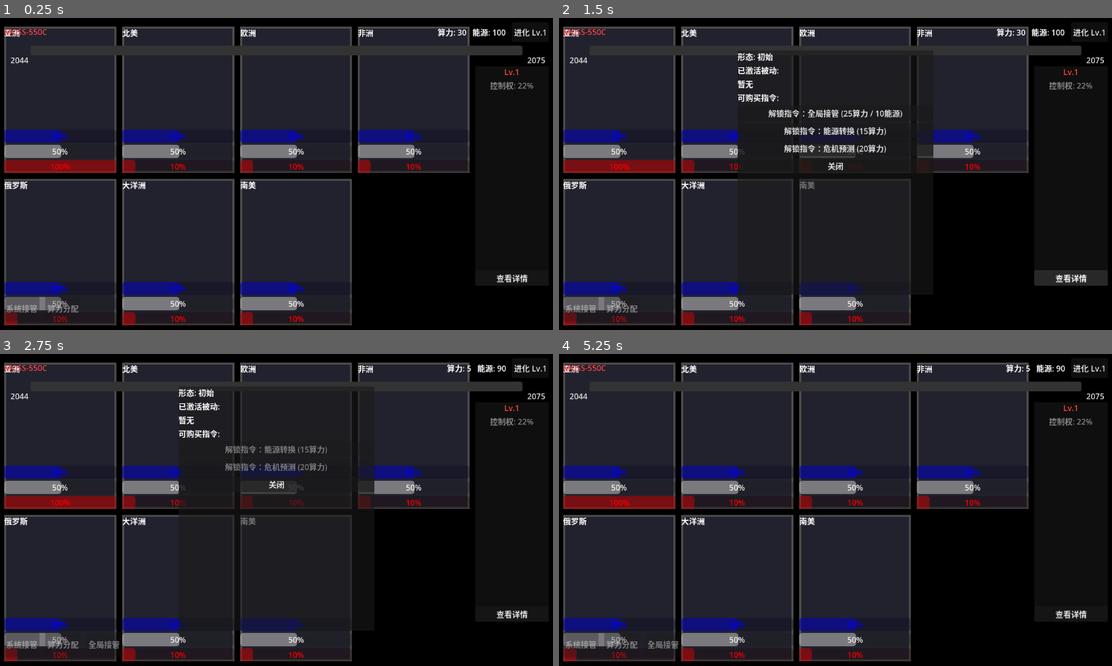
Above: before the commit, frames 1-4 (two rows, left to right).
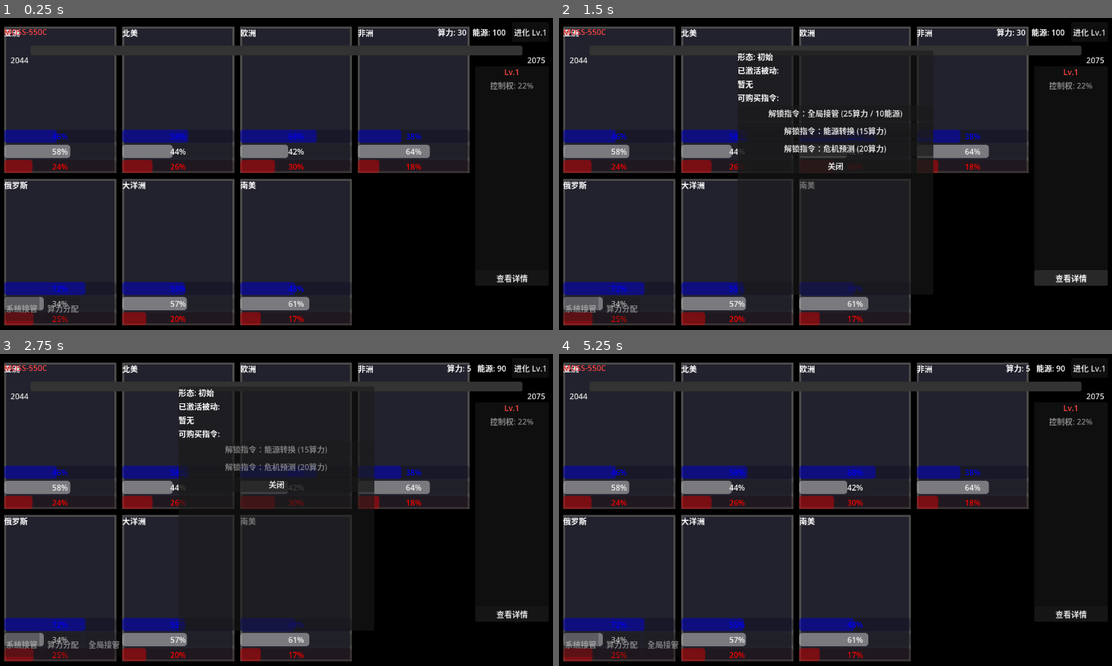
Above: after the commit, the same moments.

Repository: ltzu929/moss
Game: Godot game, scene res://scenes/main_os.tscn
Same seed, same stepped clock (60 frames per second), same inputs: the game is played once before the commit and once after it. The engine's default icon, where the game draws it, is replaced by a stand-in: a white triangle on a blue panel in a dark square.
Inputs:
- Up to frame 1 (0.25 s): no input
- Up to frame 2 (1.5 s): click "进化 Lv.1" at 0.5 s; click "查看详情" at 1.25 s
- Up to frame 3 (2.75 s): click "解锁指令：全局接管 (25算力 / 10能源)" at 2 s
- Up to frame 4 (5.25 s): click "关闭" at 2.75 s; click "进化 Lv.1" at 3.5 s; click "查看详情" at 4.25 s; click "关闭" at 5 s

The runs differ from the first frame. In frame 1, 2.6% of the frame differs, in the area x 2-78%, y 35-99%; in frame 2, 2.1%; in frame 3, 2.4%; in frame 4, 2.6%.

Commit message:
feat: 更新各区域描述及相关属性，增强游戏世界的背景设定

Diff:
--- a/data/sector_africa.tres
+++ b/data/sector_africa.tres
@@ -5,5 +5,9 @@
 [resource]
 script = ExtResource("1_africa")
 region_name = "非洲"
-description = "加蓬太空电梯基地"
+description = "太空电梯与前线工程区，士气高昂，但基础秩序最不稳定。"
+order = 38
+hope = 64
+authority = 18
+population = 9000000
 metadata/_custom_type_script = "uid://c3mp30tv2pifk"
--- a/data/sector_asia.tres
+++ b/data/sector_asia.tres
@@ -5,6 +5,9 @@
 [resource]
 script = ExtResource("1_42bf4")
 region_name = "亚洲"
-description = "人口众多"
-authority = 100
+description = "人口与工业核心区，动员潜力巨大，但民生压力同样最高。"
+order = 46
+hope = 58
+authority = 24
+population = 18000000
 metadata/_custom_type_script = "uid://c3mp30tv2pifk"
--- a/data/sector_na.tres
+++ b/data/sector_na.tres
@@ -5,4 +5,9 @@
 [resource]
 script = ExtResource("1_5176y")
 region_name = "北美"
+description = "科研与算力储备充足，秩序稳定，但社会信任偏脆弱。"
+order = 58
+hope = 44
+authority = 26
+population = 8000000
 metadata/_custom_type_script = "uid://c3mp30tv2pifk"
--- a/data/sector_oceania.tres
+++ b/data/sector_oceania.tres
@@ -5,5 +5,9 @@
 [resource]
 script = ExtResource("1_oceania")
 region_name = "大洋洲"
-description = "澳大利亚发动机群"
+description = "孤立但韧性强的后备区域，整体均衡，适合承担恢复型操作。"
+order = 55
+hope = 57
+authority = 20
+population = 3200000
 metadata/_custom_type_script = "uid://c3mp30tv2pifk"
--- a/data/sector_russia.tres
+++ b/data/sector_russia.tres
@@ -5,5 +5,9 @@
 [resource]
 script = ExtResource("1_russia")
 region_name = "俄罗斯"
-description = "西伯利亚发动机群"
+description = "西伯利亚发动机群维持全球推进，纪律严密，但长期高压导致希望低迷。"
+order = 72
+hope = 34
+authority = 25
+population = 7000000
 metadata/_custom_type_script = "uid://c3mp30tv2pifk"
--- a/data/sector_south_america.tres
+++ b/data/sector_south_america.tres
@@ -5,5 +5,9 @@
 [resource]
 script = ExtResource("1_southam")
 region_name = "南美"
-description = "巴西发动机群"
+description = "资源与农业保障区，民心基础较好，但秩序与控制权都偏弱。"
+order = 48
+hope = 61
+authority = 17
+population = 5600000
 metadata/_custom_type_script = "uid://c3mp30tv2pifk"
--- a/data/sector_ueg.tres
+++ b/data/sector_ueg.tres
@@ -5,5 +5,9 @@
 [resource]
 script = ExtResource("1_ndvs4")
 region_name = "欧洲"
-description = "UEG联合政府总部"
+description = "UEG联合政府中枢，秩序最高，但任何强控都会迅速伤害人心。"
+order = 68
+hope = 42
+authority = 30
+population = 6500000
 metadata/_custom_type_script = "uid://c3mp30tv2pifk"
